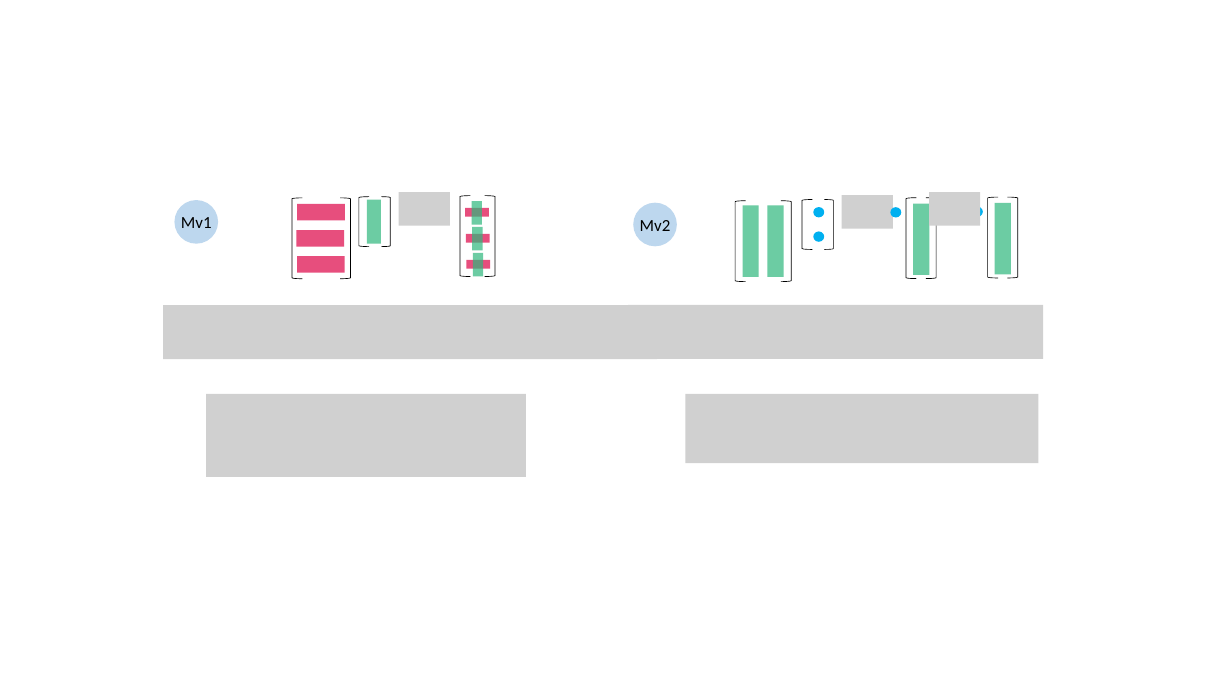
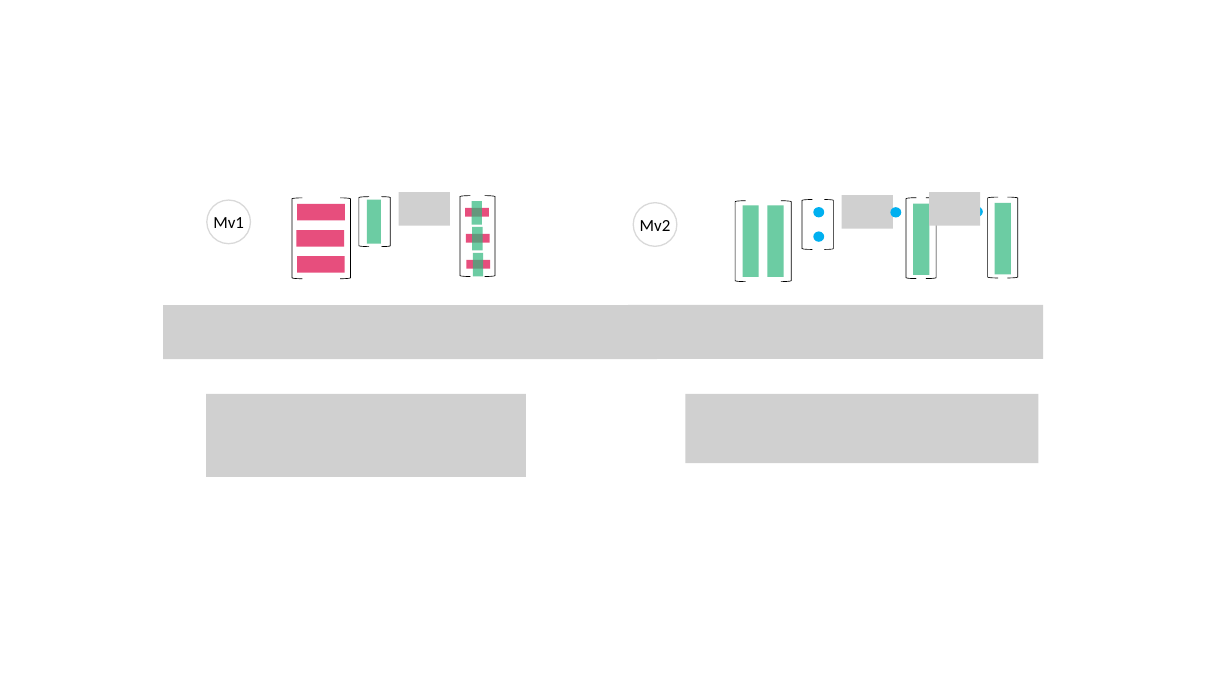
Before and after one commit to kenjihiranabe/The-Art-of-Linear-Algebra, a slide deck: slide 6 of Illustrations.pptx (slide 4 before the commit). Drawn at 1232x693 pixels with LibreOffice and Linux fonts; fonts in the diff are those of the drawing; grey boxes stand for pictures. Boxes give left, top, right and bottom in pixels: in the first picture for what was removed or moved away, otherwise in the second. Text is boxed around its words. In the diff, an @@ line names an element or a change of style, - is before the commit and + after.

```diff
--- a/Illustrations.pptx
+++ b/Illustrations.pptx
@@ ellipse "Mv1" at (207, 201, 250, 244): fill #BDD7EE to none; outline none to #D9D9D9 1 pt @@
@@ ellipse "Mv1": place and size @@
-ellipse "Mv1" at (175, 201, 218, 244)
+ellipse "Mv1" at (207, 201, 250, 244)
@@ ellipse "Mv2" at (633, 202, 677, 246): fill #BDD7EE to none; outline none to #D9D9D9 1 pt @@
```
Also in this commit, not shown: 15 other slides changed, 23 slides added, 6 other files.
